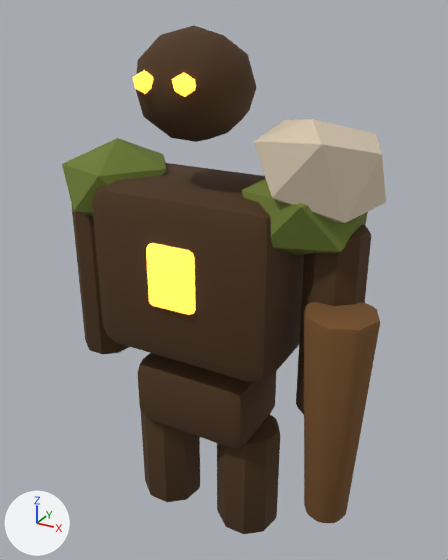
The glTF model assets/3d/final/enemy_watchpost_guardian.glb: old version first, new version second.
Rendered twice from a 50 mm lens placed at (0.925, -1.567, 1.696), pointed at (0.047, 0.03, 0.898). Lighting does not change. The marker at lower left points along +X, +Y and +Z. The older version comes first.

Objects in the first picture: 'ArmL', 'ArmR', 'Club', 'Core', 'Head', 'Hips', 'LegL', 'LegR', 'MossPadL', 'MossPadR', 'Pauldron', 'Torso' and 2 more.
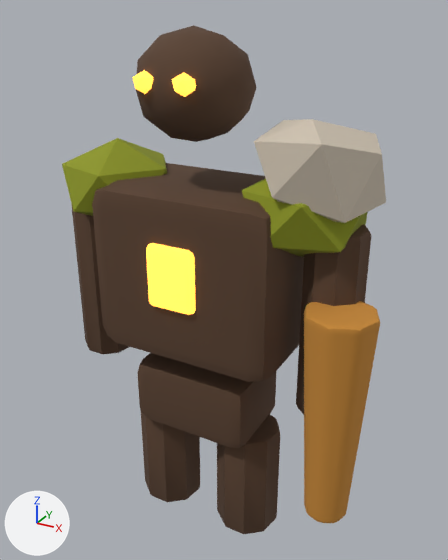
What the commit changed:
Material 'dark_wood' (mat_dark_wood) changes colour from brown #4c3318 to brown #59402e; in linear values from (0.0723, 0.0331, 0.00913) to (0.0999, 0.0513, 0.0273).
Material 'moss' (mat_moss) changes colour from dark green #6e7c31 to yellow #8d961f; in linear values from (0.156, 0.202, 0.0307) to (0.266, 0.305, 0.0137).
Material 'wood' (mat_wood) changes colour from brown #765026 to orange #c98a36; in linear values from (0.181, 0.0802, 0.0194) to (0.584, 0.254, 0.0369).

What differs and where, as boxes [x1, y1, x2, y2] in the pictures (448 x 560 px):
'Club', recoloured (brown to orange)
    both: [304, 301, 380, 523]
'MossPadL', recoloured (dark green to yellow)
    both: [62, 138, 167, 216]
'MossPadR', recoloured (dark green to yellow)
    both: [242, 178, 368, 257]
